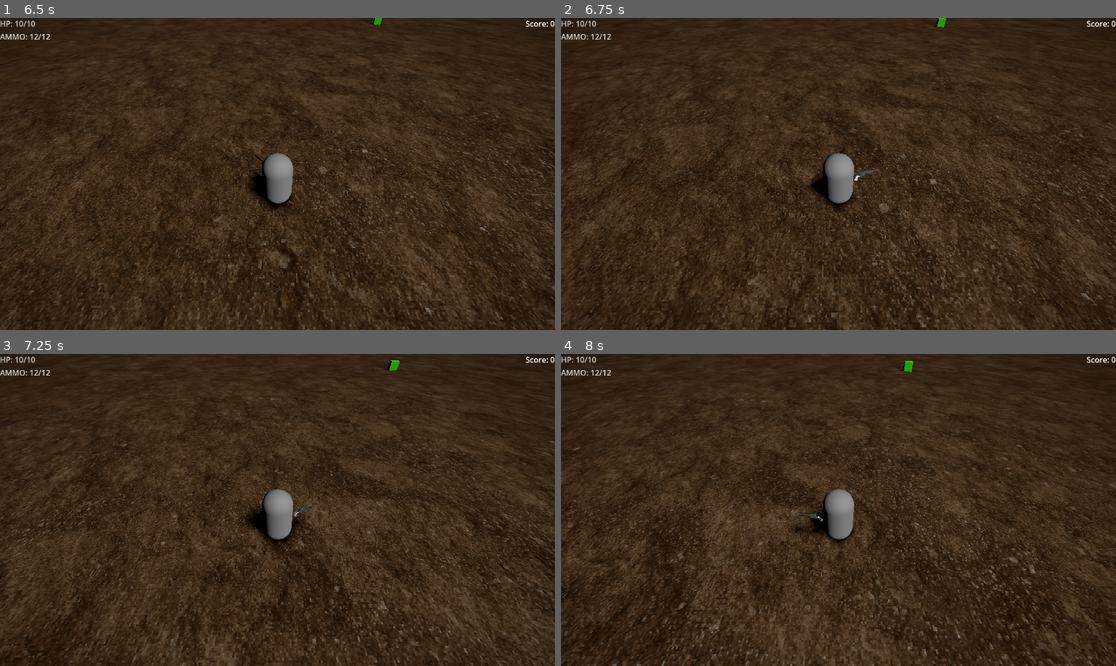
Above: before the commit, frames 1-4 (two rows, left to right).
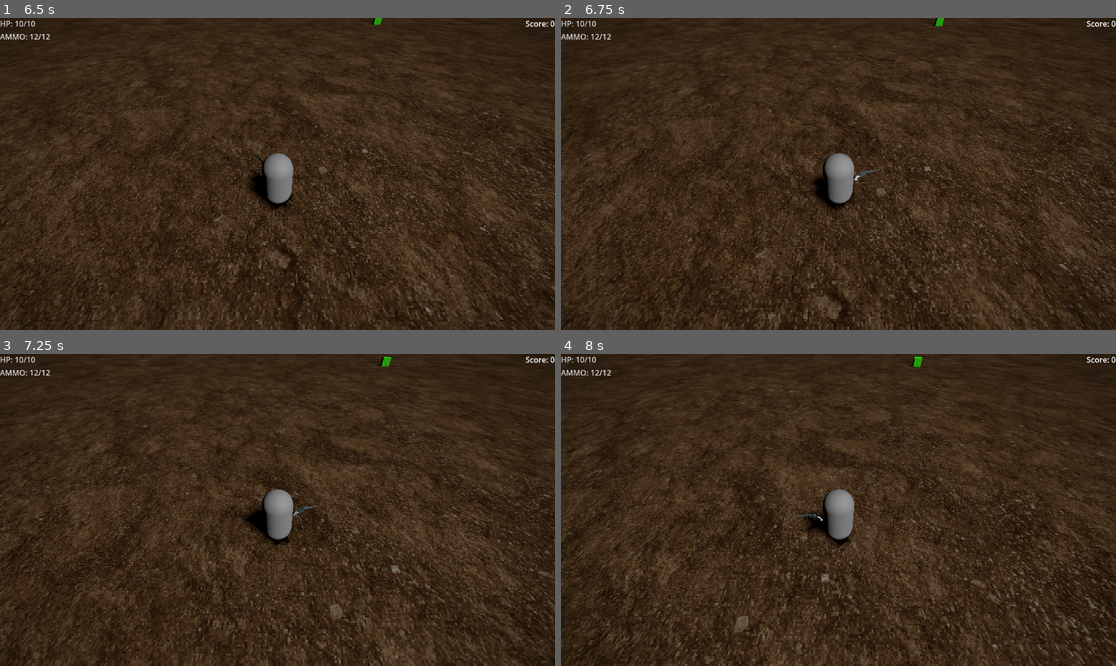
Above: after the commit, the same moments.

Repository: vidaliATWIT/prelude-aleph
Game: Godot game, scene res://main.tscn
The game is run twice, just before and just after one commit, with the same random seed, the same clock (stepped at 60 frames per second) and the same inputs.
Inputs (mouse positions are in pixels of both pictures, inside the frame that each line leads up to):
- Up to frame 1 (6.5 s): tap Enter at 0.5 s; move the mouse to (399, 158) at 0.52 s; hold D (move_right) 0.53-1.28 s; hold Right mouse button (aim) 0.53-1.28 s; move the mouse to (166, 189) at 1.27 s; hold Down (move_down) 1.28-2.03 s; click (166, 189) at 1.35 s; move the mouse to (333, 105) at 2.02 s; hold D (move_right) 2.03-2.78 s; hold Shift (sprint) 2.03-2.78 s; move the mouse to (249, 236) at 2.77 s; hold W (move_up) 2.78-3.53 s; right-click (249, 236) at 2.85 s; move the mouse to (444, 220) at 3.52 s; hold A (move_left) 3.53-5.03 s; click (444, 220) at 3.6 s; move the mouse to (111, 127) at 4.27 s; tap Shift (sprint) at 4.35 s; move the mouse to (305, 174) at 5.02 s; hold Down (move_down) 5.03-5.78 s; hold Right mouse button (aim) 5.03-5.78 s; move the mouse to (194, 96) at 5.77 s; hold D (move_right) from 5.78 s (still down); click (194, 96) at 5.85 s
- Up to frame 2 (6.75 s): move the mouse to (960, 158) at 6.52 s; release D (move_right) at 6.53 s; hold W (move_up) from 6.53 s (still down); hold Shift (sprint) from 6.53 s (still down)
- Up to frame 3 (7.25 s): keep holding W (move_up); keep holding Shift (sprint)
- Up to frame 4 (8 s): move the mouse to (727, 525) at 7.27 s; release W (move_up) at 7.28 s; release Shift (sprint) at 7.28 s; hold D (move_right) from 7.28 s (still down); right-click (727, 525) at 7.35 s

Frame 1 is identical in both runs. In frame 2, 15% of the frame differs, in the area x 0-100%, y 0-100%; in frame 3, 18%; in frame 4, 19%.

Commit message:
Added breathing when fatigued

Diff:
--- a/scenes/player/player_character.tscn
+++ b/scenes/player/player_character.tscn
@@ -15,7 +15,7 @@
 script = ExtResource("1_3hfu2")
 
 [node name="FatigueTimer" type="Timer" parent="."]
-wait_time = 0.4
+wait_time = 0.8
 autostart = true
 
 [node name="SprintTimer" type="Timer" parent="."]
--- a/scripts/player/player.gd
+++ b/scripts/player/player.gd
@@ -213,6 +213,7 @@
 	fatigue=max(fatigue-1, 0.0)
 	print("Fatigue Increasing: ", fatigue)
 	if fatigue<=0:
+		SFXPlayer.playBreathing()
 		can_sprint=false
 
 
--- a/scripts/sound/PlayerSFX.gd
+++ b/scripts/sound/PlayerSFX.gd
@@ -18,6 +18,7 @@
 	"death": preload("res://sounds/sfx/death_03.ogg"),
 	"hit": preload("res://sounds/sfx/tick/hit_05.ogg"),
 	"trapped": preload("res://sounds/sfx/dfury_sight.wav"),
+	"breathing": preload("res://sounds/sfx/breathing.wav"),
 }
 
 var step_num = 0
@@ -35,6 +36,8 @@
 func playTrapped():
 	playSound(HealthPlayer,"trapped")
 
+func playBreathing():
+	playSound(DamagePlayer, "breathing")
 
 # Randomize
 func playDamage():
Not shown, added: sounds/sfx/breathing.wav.import
Not shown, added: sounds/sfx/breathing.wav
Not shown, added: sounds/sfx/breathing.wav.asd
